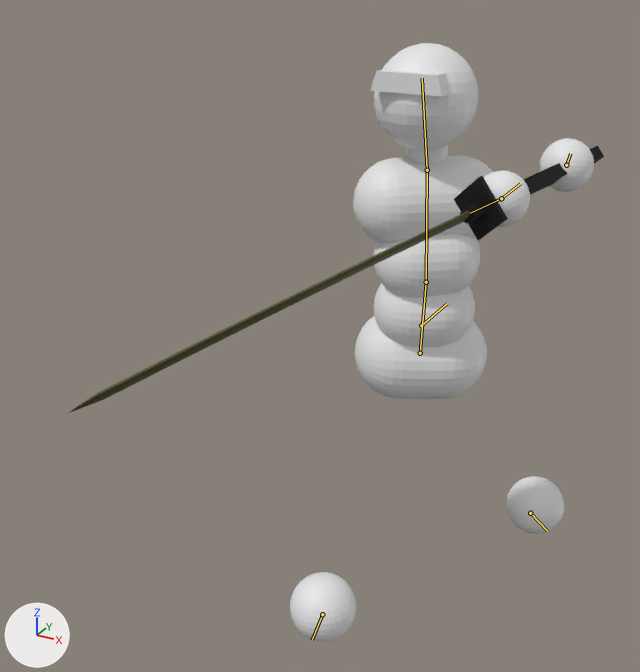
One commit to the Blender file asset_raws/simple_combat_char.blend: the scene before it, then after it.
Both versions are drawn from a 50 mm camera at (0.85, -2.11, 1.88) aimed at (-0.16, -0.27, 0.96). Arrows for +X, +Y and +Z are at lower left; the lights stay in place. Both versions are drawn at frame 19 of the action 'Ready_parry'; the numbers are the values there. The bones that bend it are drawn over the model as lines.

In view in the first picture: 'Body', 'Sword'.
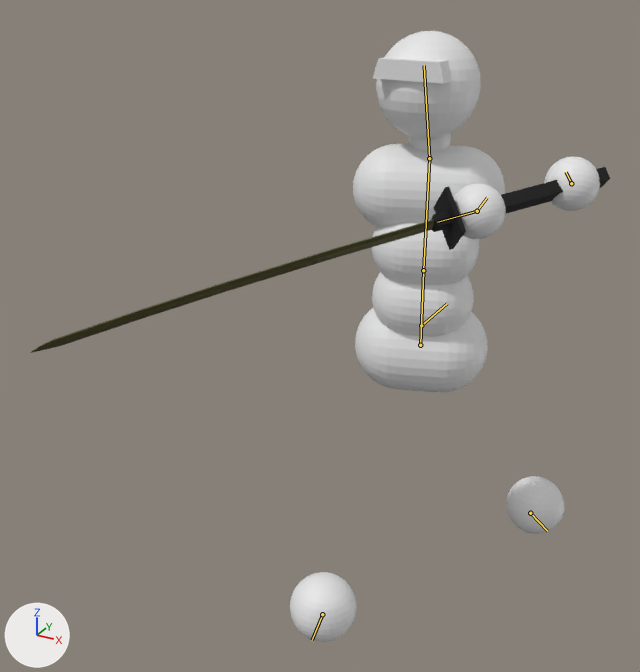
Location of each change, [x1, y1, x2, y2] in pixels of the pictures (640 x 672 px):
'Body', posed
    before: [290, 43, 594, 642]
    after: [290, 31, 600, 642]
'Sword', posed (8% wider, 30% shorter)
    before: [69, 146, 604, 413]
    after: [30, 167, 610, 353]
bone 'Lower back', root to tip
    before: (420, 353) to (426, 282)
    after: (420, 345) to (423, 270)
bone 'Upper back', root to tip
    before: (426, 282) to (427, 170)
    after: (423, 270) to (429, 158)
bone 'Head', root to tip
    before: (427, 170) to (422, 78)
    after: (429, 158) to (424, 65)
bone 'Hand.L', root to tip
    before: (566, 165) to (570, 153)
    after: (571, 183) to (566, 172)
bone 'Hand.R', root to tip
    before: (501, 198) to (520, 183)
    after: (477, 211) to (487, 197)
bone 'Sword attachment', root to tip
    before: (501, 198) to (470, 213)
    after: (477, 211) to (437, 222)

What the commit changed:
Bone 'Lower back' (bone_lower_back) moves from (0.0, -0.083, -0.008) to (0.0, -0.059, -0.006).
Bone 'Lower back' (bone_lower_back) turns from (-7, 27, 3) to (-4, 19, 2) degrees about its own x, y and z.
Bone 'Upper back' (bone_upper_back) turns from (8, 13, 0) to (6, 2, 0) degrees about its own x, y and z.
Bone 'Head' (bone_head) turns from (4, -36, -13) to (1, -18, -6) degrees about its own x, y and z.
Bone 'Hand.L' (bone_hand_l) moves from (0.039, -0.356, -0.061) to (0.01, -0.328, -0.11).
Bone 'Hand.L' (bone_hand_l) turns from (-63, -27, -23) to (-85, -32, -12) degrees about its own x, y and z.
Bone 'Hand.R' (bone_hand_r) moves from (-0.001, -1.013, 0.272) to (-0.031, -0.967, 0.289).
Bone 'Hand.R' (bone_hand_r) turns from (25, -8, -140) to (41, -21, -144) degrees about its own x, y and z.
Bone 'Sword attachment' (bone_sword_attachment) moves from (1.013, 0.272, 0.001) to (0.966, 0.289, 0.031).
Bone 'Sword attachment' (bone_sword_attachment) turns from (-13, -141, 33) to (-13, -141, 53) degrees about its own x, y and z.
